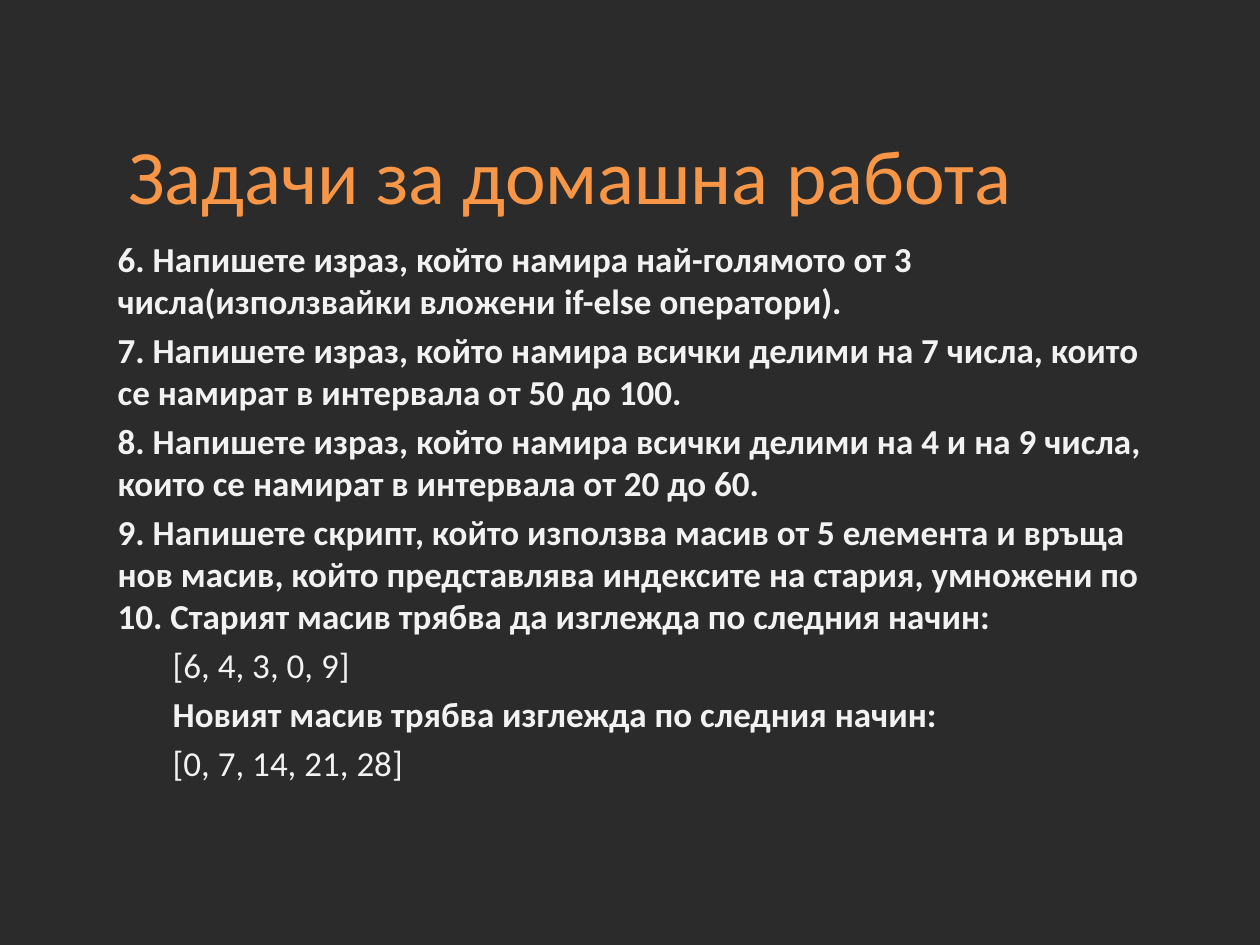
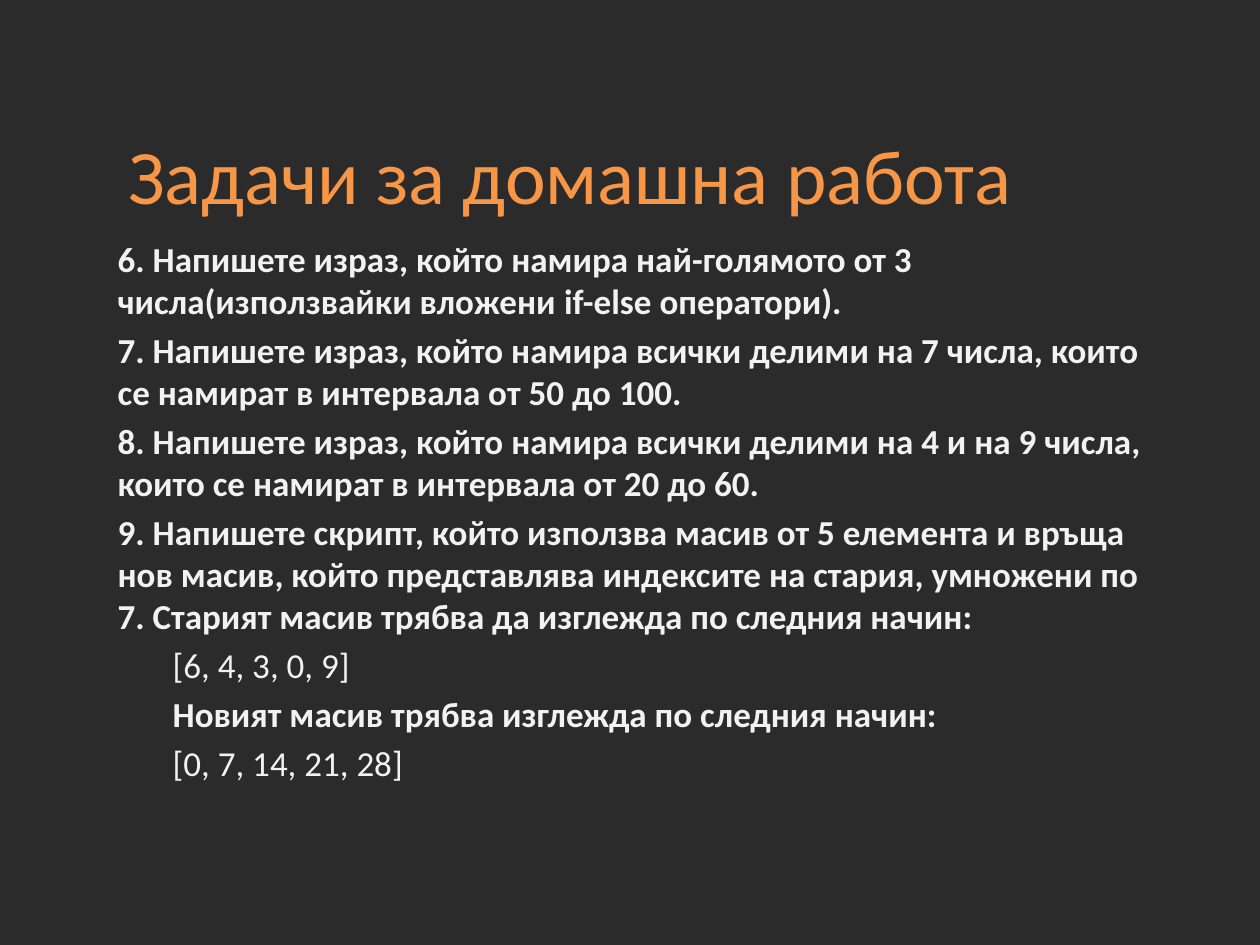
Before and after one commit to Academy-Soft-Intellect/Front-End-Course, a slide deck: slide 75 of 10-JavaScript-Basics.pptx. Drawn at 1260x945 pixels with LibreOffice and Linux fonts; fonts in the diff are those of the drawing; background and template pictures are left out; a plain dark background stands for a picture behind light text. Boxes give left, top, right and bottom in pixels: in the first picture for what was removed or moved away, otherwise in the second. Text is boxed around its words. In the diff, an @@ line names an element or a change of style, - is before the commit and + after.

```diff
--- a/10-JavaScript-Basics.pptx
+++ b/10-JavaScript-Basics.pptx
@@ text at (118, 521, 1138, 635): text changed @@
-9. Напишете скрипт, който използва масив от 5 елемента и връща нов масив, който представлява индексите на стария, умножени по 10. Старият масив трябва да изглежда по следния начин:
+9. Напишете скрипт, който използва масив от 5 елемента и връща нов масив, който представлява индексите на стария, умножени по 7. Старият масив трябва да изглежда по следния начин:
```
Also in this commit, not shown: 6 other slides changed.
